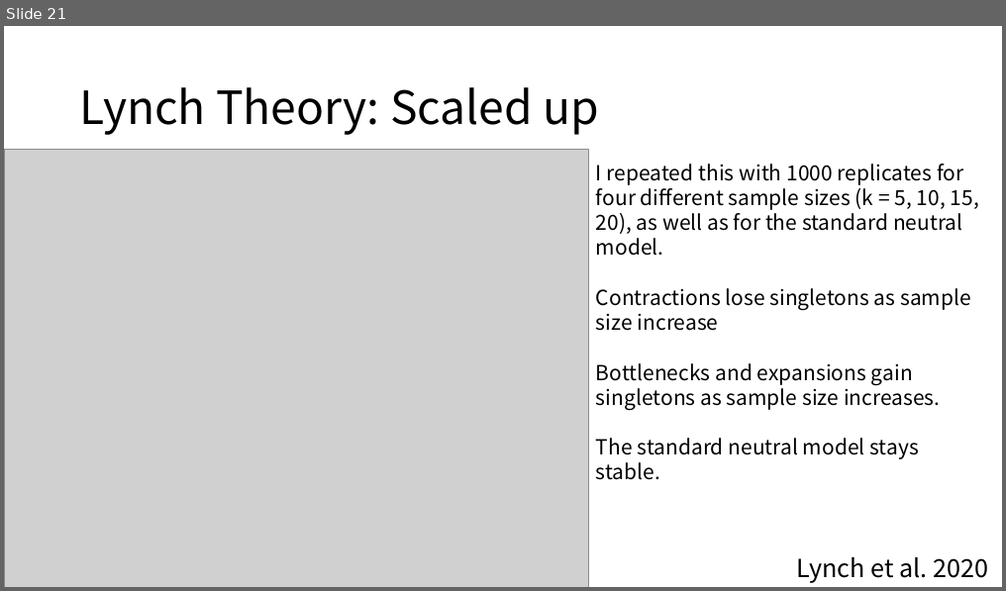
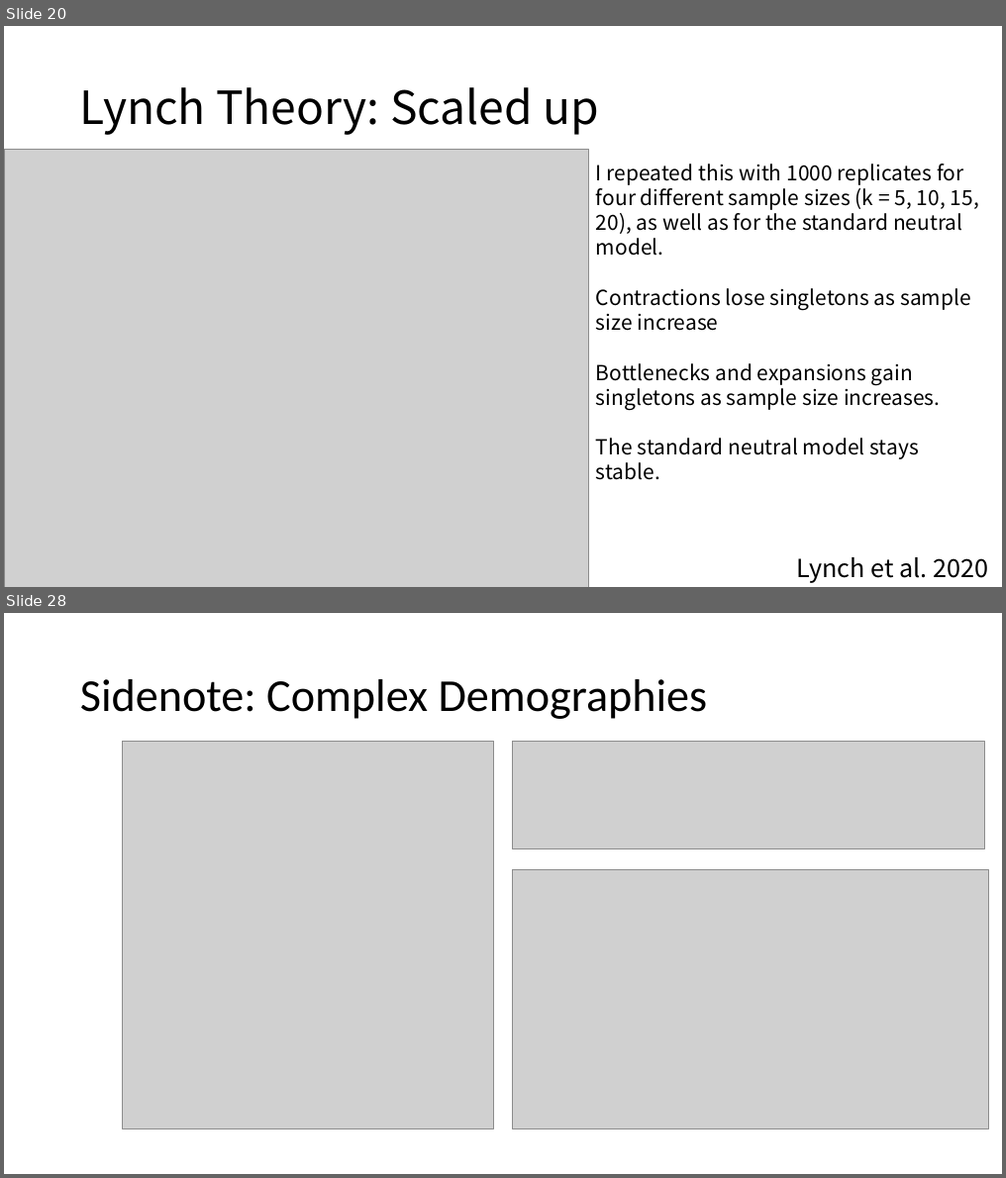
Before and after one commit to jon-mah/sample_size_demography, a slide deck: Summary/20250626_lab_meeting.pptx. Shown one above the other, each under a label of ours: slide 21 before the commit, slides 20 and 28 after it; the slides between them are not shown. The pictures are 1006x591 and 1006x1178 pixels, drawn with LibreOffice and Linux fonts; fonts in the diff are those of the drawing; grey boxes stand for pictures. Boxes give left, top, right and bottom in pixels: in the first picture for what was removed or moved away, otherwise in the second. Text is boxed around its words. In the diff, an @@ line names an element or a change of style, - is before the commit and + after.

```diff
--- a/Summary/20250626_lab_meeting.pptx
+++ b/Summary/20250626_lab_meeting.pptx
@@ slide 28 added at bbox=[4, 613, 1002, 1174], background #FFFFFF @@
@@ title added at bbox=[80, 679, 708, 719], 44 pt, text #000000 @@
+Sidenote: Complex Demographies
@@ picture added at bbox=[122, 741, 494, 1130] @@
@@ picture added at bbox=[512, 741, 985, 850] @@
@@ picture added at bbox=[512, 869, 989, 1130] @@
@@ what was slide 21 is now slide 20 @@
```
Also in this commit, not shown: 5 slides changed, 35 other slides added, 2 slides removed, 5 other files.
